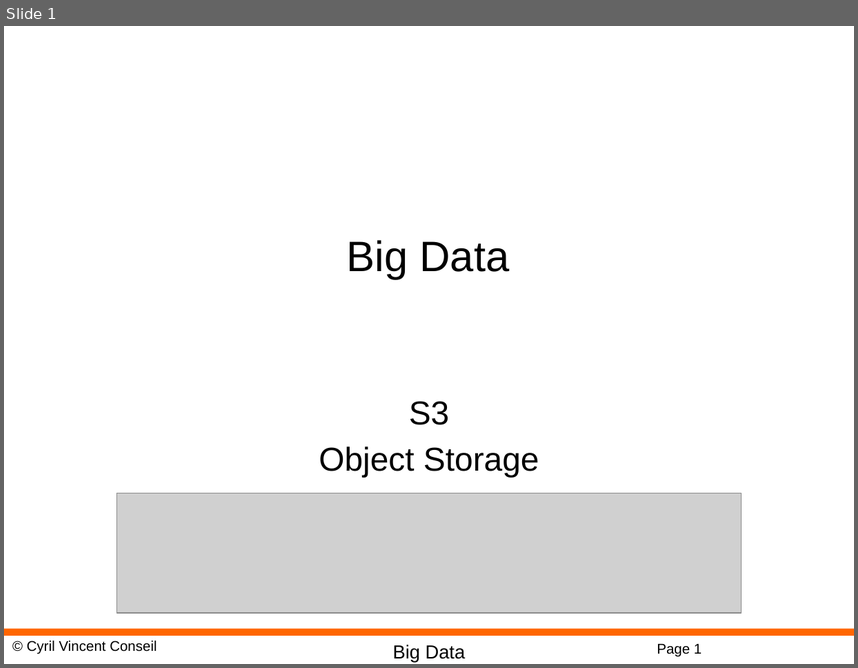
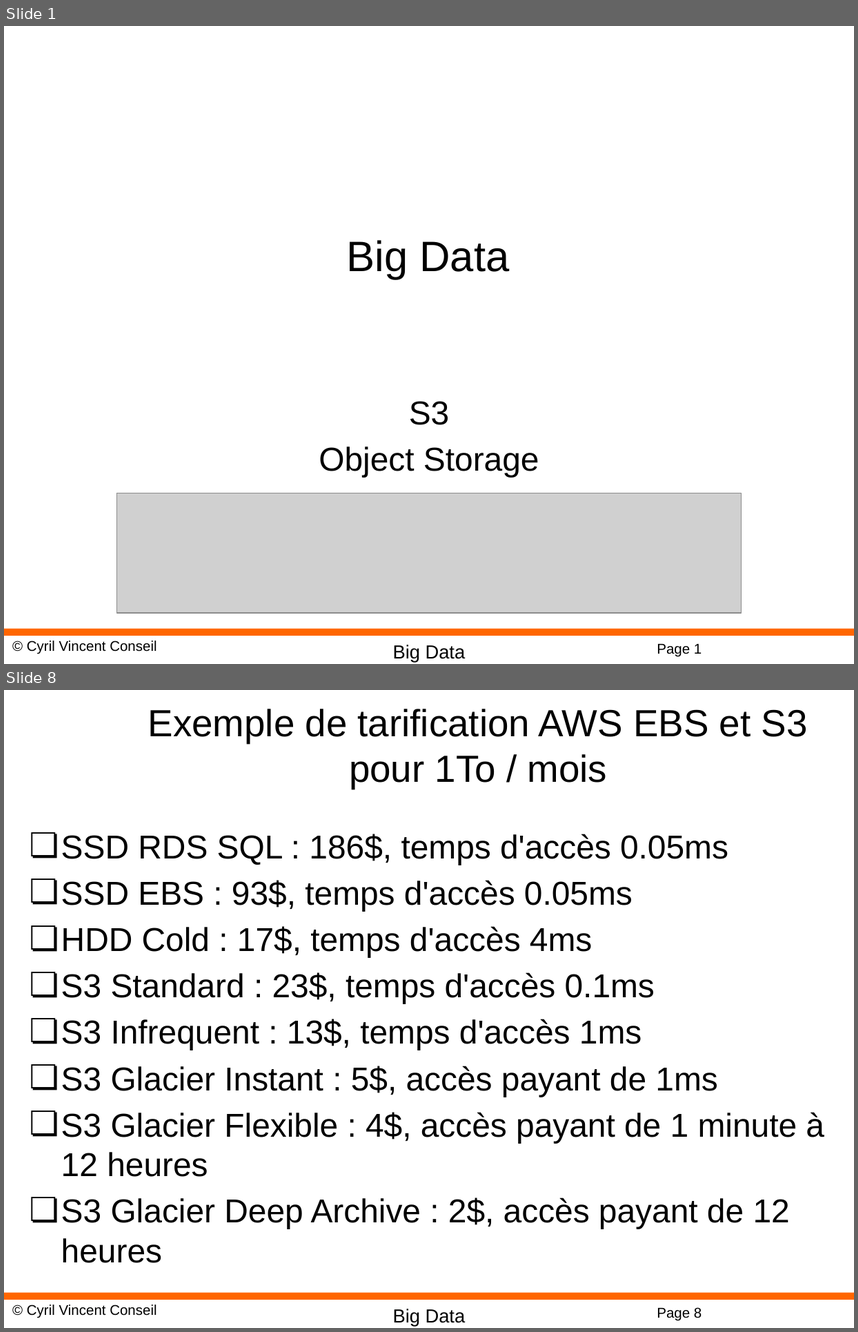
Before and after one commit to cyrilvincent/bigdata, a slide deck: ppt/BigData07-S3.pptx. Shown one above the other, each under a label of ours: slide 1 before the commit, slides 1 and 8 after it; the slides between them are not shown. The pictures are 858x668 and 858x1332 pixels, drawn with LibreOffice and Linux fonts; fonts in the diff are those of the drawing; grey boxes stand for pictures; background and template pictures are left out. Boxes give left, top, right and bottom in pixels: in the first picture for what was removed or moved away, otherwise in the second. Text is boxed around its words. In the diff, an @@ line names an element or a change of style, - is before the commit and + after.

```diff
--- a/ppt/BigData07-S3.pptx
+++ b/ppt/BigData07-S3.pptx
@@ slide 8 added at bbox=[4, 690, 854, 1328], background #FFFFFF; not listed: 4 template elements that a slide beside it also shows @@
@@ title added at bbox=[148, 709, 808, 789], 32 pt, text #000000 @@
+Exemple de tarification AWS EBS et S3
+pour 1To / mois
@@ text added at bbox=[61, 834, 824, 1263], 28 pt, text #000000 @@
+❏ SSD RDS SQL : 186$, temps d'accès 0.05ms
+❏ SSD EBS : 93$, temps d'accès 0.05ms
+❏ HDD Cold : 17$, temps d'accès 4ms
+❏ S3 Standard : 23$, temps d'accès 0.1ms
+❏ S3 Infrequent : 13$, temps d'accès 1ms
+❏ S3 Glacier Instant : 5$, accès payant de 1ms
+❏ S3 Glacier Flexible : 4$, accès payant de 1 minute à 12 heures
+❏ S3 Glacier Deep Archive : 2$, accès payant de 12 heures
```
Also in this commit, not shown: 1 slide changed, 5 other slides added, 24 slides removed, 11 other files.
